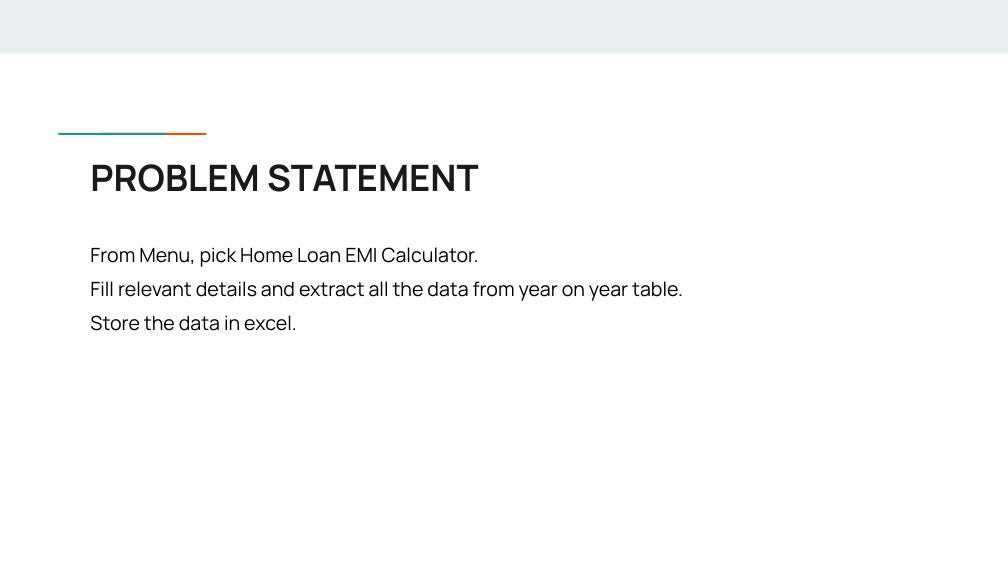
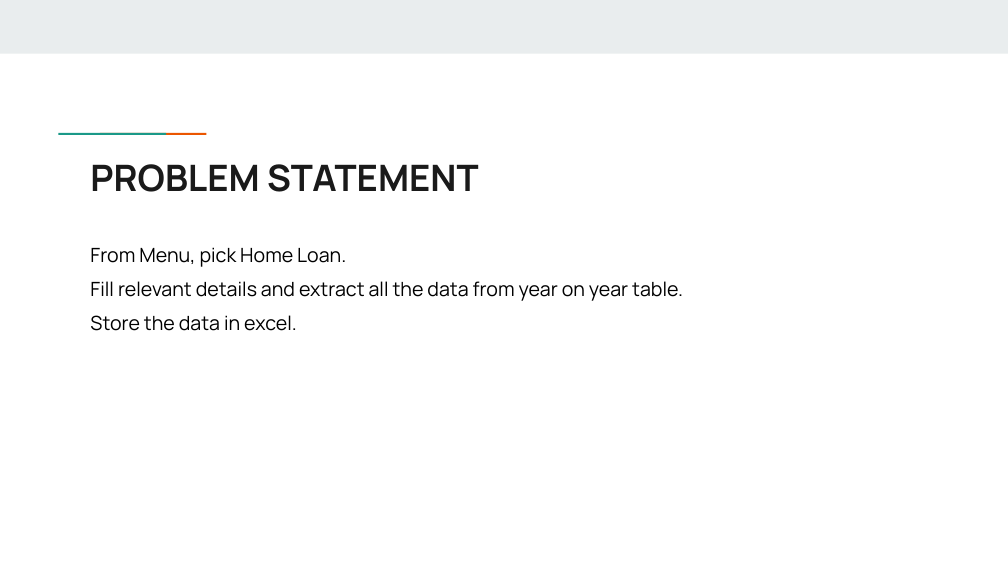
Before and after one commit to johncigi/BinaryLords_EMICalculator, a slide deck: slide 4 of Hackathon presentation.pptx. Drawn at 1008x567 pixels with LibreOffice and Linux fonts; fonts in the diff are those of the drawing. Boxes give left, top, right and bottom in pixels: in the first picture for what was removed or moved away, otherwise in the second. Text is boxed around its words. In the diff, an @@ line names an element or a change of style, - is before the commit and + after.

```diff
--- a/Hackathon presentation.pptx
+++ b/Hackathon presentation.pptx
@@ text at bbox=[90, 247, 346, 267]: text changed @@
-From Menu, pick Home Loan EMI Calculator.
+From Menu, pick Home Loan.
```
Also in this commit, not shown: 1 other slide changed, 8 other files.
